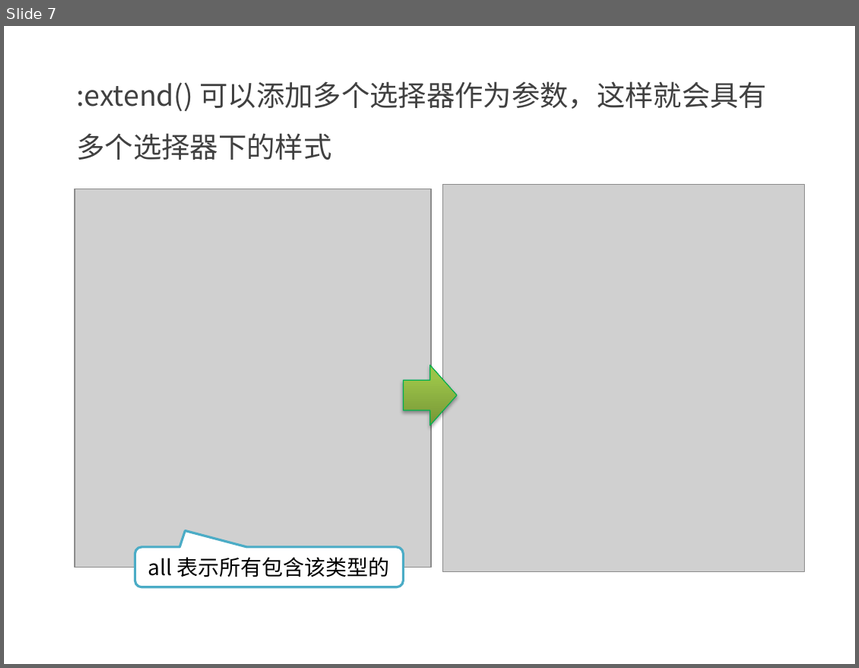
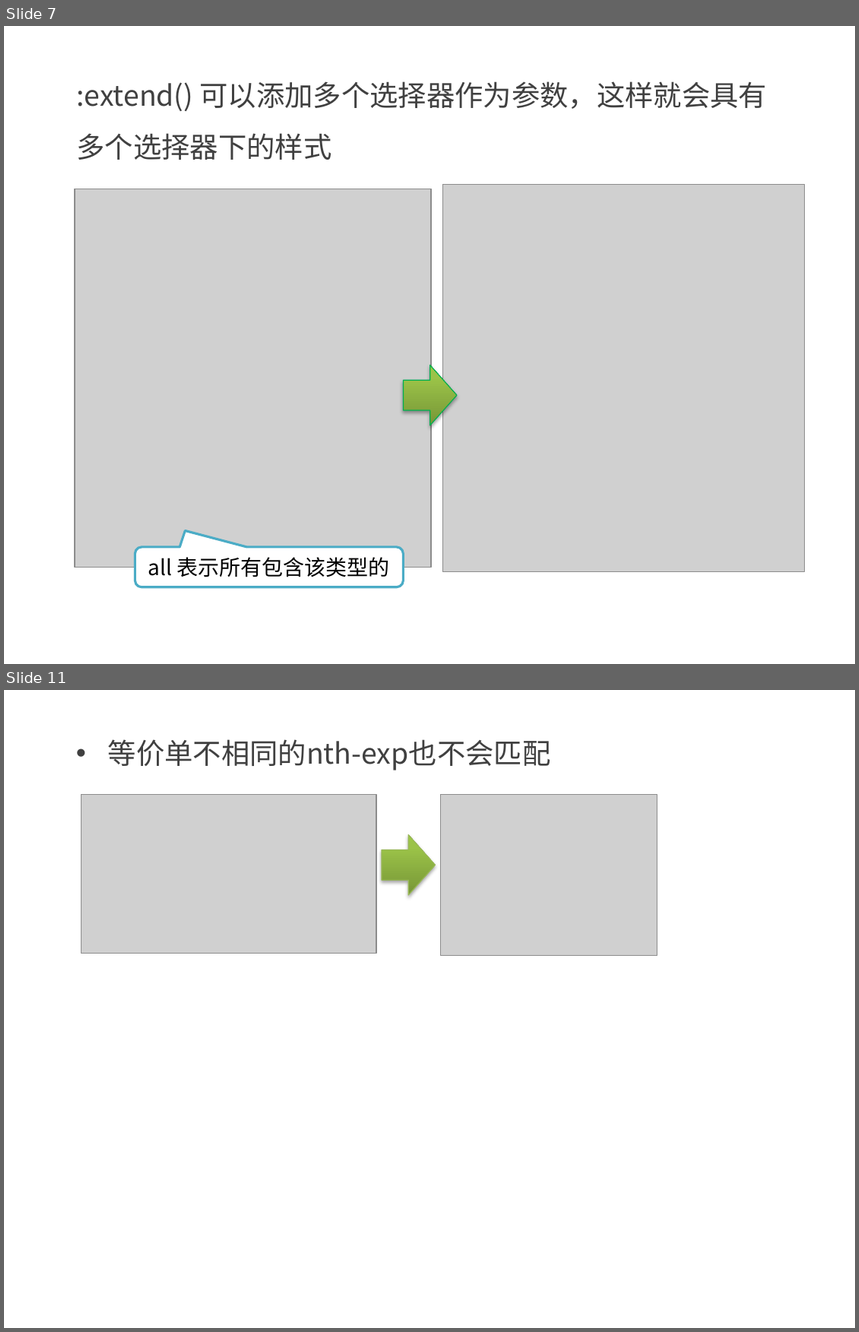
Before and after one commit to kong66/less-class, a slide deck: less-6-合并.pptx. Shown one above the other, each under a label of ours: slide 7 before the commit, slides 7 and 11 after it; the slides between them are not shown. The pictures are 859x668 and 859x1332 pixels, drawn with LibreOffice and Linux fonts; fonts in the diff are those of the drawing; grey boxes stand for pictures. Boxes give left, top, right and bottom in pixels: in the first picture for what was removed or moved away, otherwise in the second. Text is boxed around its words. In the diff, an @@ line names an element or a change of style, - is before the commit and + after.

```diff
--- a/less-6-合并.pptx
+++ b/less-6-合并.pptx
@@ slide 11 added at (4,690,855,1328), background #FFFFFF @@
@@ text added at (108,739,551,771), 24 pt, text #404040 @@
+• 等价单不相同的nth-exp也不会匹配
@@ picture added at (82,795,377,954) @@
@@ picture added at (441,795,658,955) @@
@@ right arrow added at (382,834,436,895), fill gradient #779737 to #9BC348 to #9DC746, outline #98B955 0.75 pt @@
```
Also in this commit, not shown: 5 other slides added, 3 other files.
